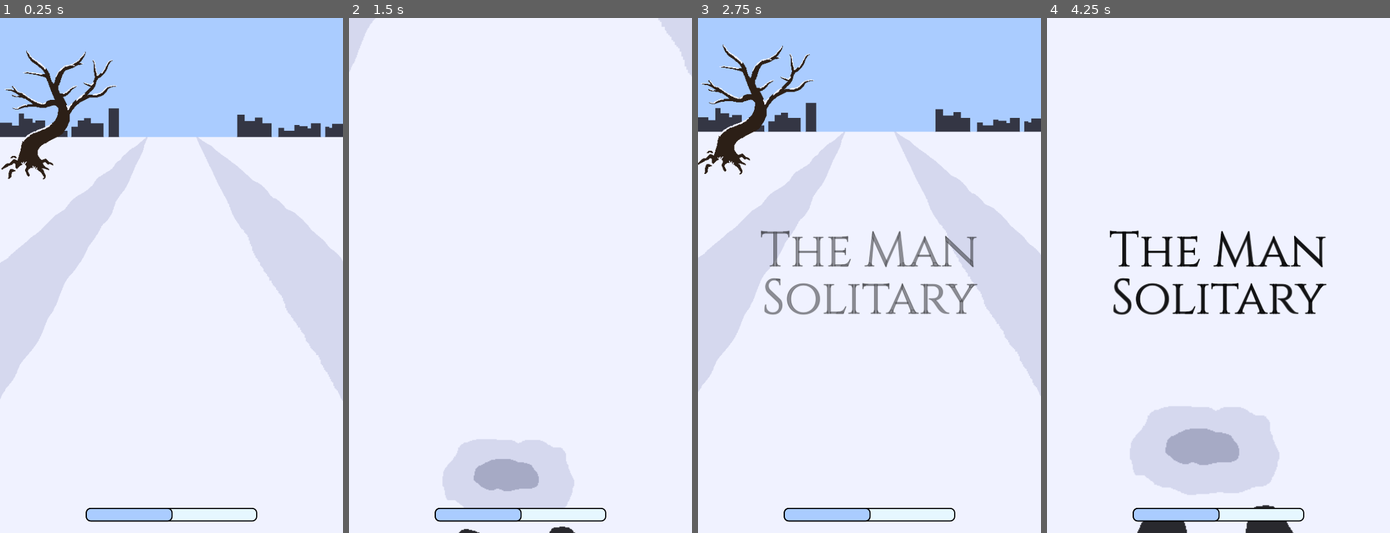
Above: before the commit, frames 1-4 (left to right).
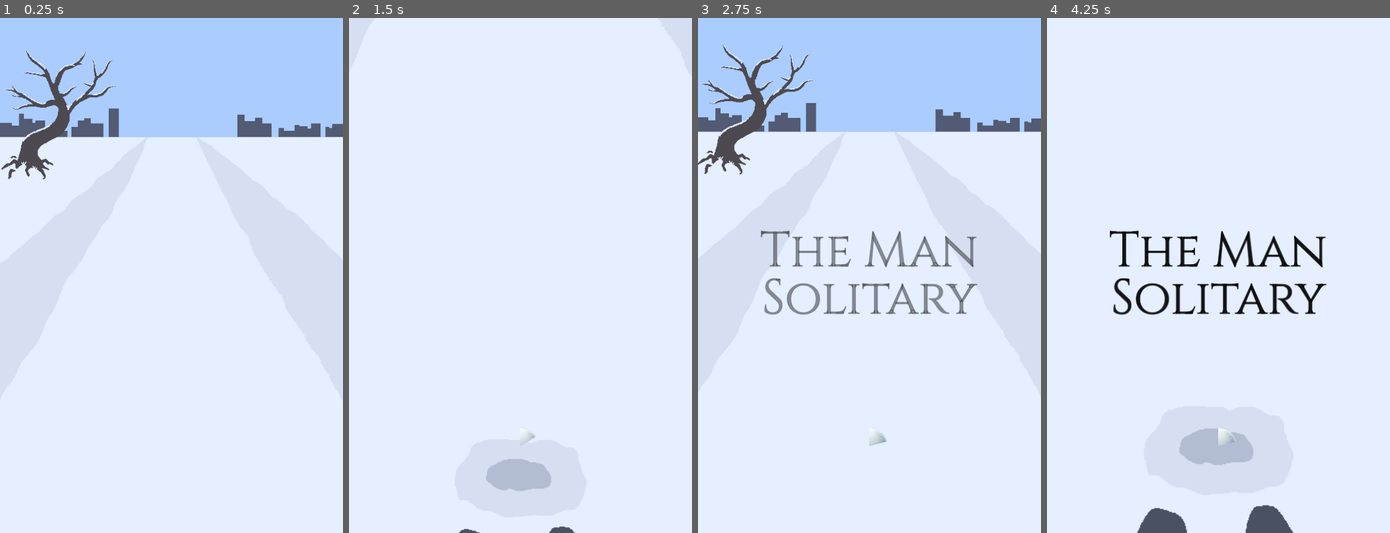
Above: after the commit, the same moments.

Repository: DGIST2023choidoyun/snow-game
Game: Godot game, scene res://scenes/main.tscn.tscn
The game is run twice, just before and just after one commit, with the same random seed, the same clock (stepped at 60 frames per second) and the same inputs.
Inputs:
- Up to frame 1 (0.25 s): no input
- Up to frame 2 (1.5 s): tap Enter at 0.5 s; hold Up (Head Up) 0.53-1.28 s; hold Space (Charge, bound only after the commit) 0.53-1.28 s; hold Down (Head Down) from 1.28 s (still down); tap Space (Charge, bound only after the commit) at 1.35 s
- Up to frame 3 (2.75 s): release Down (Head Down) at 2.03 s; hold Up (Head Up) from 2.03 s (still down); hold Space (Charge, bound only after the commit) from 2.03 s (still down)
- Up to frame 4 (4.25 s): release Space (Charge, bound only after the commit) at 2.78 s; tap Space (Charge, bound only after the commit) at 2.85 s; release Up (Head Up) at 3.53 s; hold Down (Head Down) from 3.53 s (still down); hold Space (Charge, bound only after the commit) from 3.53 s (still down)

The runs differ from the first frame. In frame 1, 3.9% of the frame differs, in the area x 0-100%, y 6-98%; in frame 2, 1.9%; in frame 3, 4.0%, in the area x 0-100%, y 5-98%; in frame 4, 2.9%.

Commit message:
bg color

Diff:
--- a/project.godot
+++ b/project.godot
@@ -52,3 +52,8 @@
 , Object(InputEventKey,"resource_local_to_scene":false,"resource_name":"","device":-1,"window_id":0,"alt_pressed":false …(183 unchanged characters)…
 ]
 }
+Charge={
+"deadzone": 0.5,
+"events": [Object(InputEventKey,"resource_local_to_scene":false,"resource_name":"","device":-1,"window_id":0,"alt_pressed":false,"shift_pressed":false,"ctrl_pressed":false,"meta_pressed":false,"pressed":false,"keycode":0,"physical_keycode":32,"key_label":0,"unicode":32,"location":0,"echo":false,"script":null)
+]
+}
--- a/scenes/main.tscn.tscn
+++ b/scenes/main.tscn.tscn
@@ -27,20 +27,31 @@
 script = ExtResource("1_tcv57")
 
 [node name="Timer" type="Timer" parent="Sky"]
-wait_time = 60.0
+wait_time = 5.0
 autostart = true
 
-[node name="BG" type="TextureRect" parent="." groups=["background"]]
+[node name="BG" type="TextureRect" parent="Sky" groups=["background"]]
+clip_children = 2
+layout_mode = 1
 anchors_preset = 5
 anchor_left = 0.5
 anchor_right = 0.5
 offset_left = -300.0
 offset_right = 300.0
-offset_bottom = 1084.0
+offset_bottom = 1200.0
 grow_horizontal = 2
 pivot_offset = Vector2(300, 0)
 mouse_filter = 2
 texture = ExtResource("2_iwh7o")
+
+[node name="ColorRect" type="ColorRect" parent="Sky/BG"]
+layout_mode = 1
+anchors_preset = 15
+anchor_right = 1.0
+anchor_bottom = 1.0
+grow_horizontal = 2
+grow_vertical = 2
+color = Color(0.666667, 0.8, 1, 0.25098)
 
 [node name="Player" parent="." instance=ExtResource("3_djmfx")]
 
--- a/scenes/objects/player.gd
+++ b/scenes/objects/player.gd
@@ -2,6 +2,12 @@
 
 var bg
 var dir: int = 0 # -1, 0, 1
+
+var snowball_gauge: int = 0
+var snowball_charging: bool = false
+var snowball_hold: bool = false
+
+@onready var snowball_obj = preload("res://scenes/objects/snow_ball.tscn")
 
 func _ready() -> void:
 	bg = get_tree().get_nodes_in_group("background")[0]
@@ -13,6 +19,26 @@
 		dir = 1
 	elif event.is_action_released("Head Up") or event.is_action_released("Head Down"):
 		dir = 0
+
+	if not snowball_hold:
+		if event.is_action_pressed("Charge"):
+			snowball_charging = true
+		elif event.is_action_released("Charge"):
+			snowball_charging = false
+
+func _process(delta: float) -> void:
+	if snowball_charging:
+		$SnowballProgress.value += delta * 30
+		if $SnowballProgress.value >= 100:
+			snowball_hold = true
+			snowball_charging = false
+			$SnowballProgress.value = 0
+
+			var snowball = snowball_obj.instantiate()
+			get_tree().root.add_child(snowball)
+			snowball.global_position = $SnowballProgress/Marker2D.global_position
+	else:
+		$SnowballProgress.value -= delta * 60
 
 func _physics_process(delta: float) -> void:
 	var yy = bg.position.y
--- a/scenes/objects/player.tscn
+++ b/scenes/objects/player.tscn
@@ -1,48 +1,28 @@
-[gd_scene load_steps=4 format=3 uid="uid://dg7m4ropivb7m"]
+[gd_scene load_steps=3 format=3 uid="uid://dg7m4ropivb7m"]
 
 [ext_resource type="Script" path="res://scenes/objects/player.gd" id="1_mxvbk"]
-
-[sub_resource type="StyleBoxFlat" id="StyleBoxFlat_em0wd"]
-bg_color = Color(0.901961, 0.968627, 1, 1)
-border_width_left = 2
-border_width_top = 2
-border_width_right = 2
-border_width_bottom = 2
-border_color = Color(0, 0, 0, 1)
-corner_radius_top_left = 8
-corner_radius_top_right = 8
-corner_radius_bottom_right = 8
-corner_radius_bottom_left = 8
-
-[sub_resource type="StyleBoxFlat" id="StyleBoxFlat_a7dpp"]
-bg_color = Color(0.666667, 0.8, 1, 1)
-border_width_left = 2
-border_width_top = 2
-border_width_right = 2
-border_width_bottom = 2
-border_color = Color(0, 0, 0, 1)
-corner_radius_top_left = 8
-corner_radius_top_right = 8
-corner_radius_bottom_right = 8
-corner_radius_bottom_left = 8
+[ext_resource type="Texture2D" uid="uid://dxnu4saofsq0p" path="res://icon.png" id="2_1rnll"]
 
 [node name="Player" type="Node"]
 script = ExtResource("1_mxvbk")
 
-[node name="ProgressBar" type="ProgressBar" parent="."]
+[node name="SnowballProgress" type="TextureProgressBar" parent="."]
 anchors_preset = 7
 anchor_left = 0.5
 anchor_top = 1.0
 anchor_right = 0.5
 anchor_bottom = 1.0
-offset_left = -150.0
-offset_top = -44.0
-offset_right = 150.0
-offset_bottom = -20.0
+offset_left = -64.0
+offset_top = -216.0
+offset_right = 64.0
+offset_bottom = -88.0
 grow_horizontal = 2
 grow_vertical = 0
-theme_override_styles/background = SubResource("StyleBoxFlat_em0wd")
-theme_override_styles/fill = SubResource("StyleBoxFlat_a7dpp")
-step = 1.0
-value = 50.0
-show_percentage = false
+scale = Vector2(0.5, 0.5)
+pivot_offset = Vector2(64, 64)
+step = 0.0
+fill_mode = 4
+texture_progress = ExtResource("2_1rnll")
+
+[node name="Marker2D" type="Marker2D" parent="SnowballProgress"]
+position = Vector2(64, 64)
--- /dev/null
+++ b/scenes/objects/snow_ball.tscn
@@ -0,0 +1,14 @@
+[gd_scene load_steps=3 format=3 uid="uid://sxtw3rpsgq3u"]
+
+[ext_resource type="Texture2D" uid="uid://dxnu4saofsq0p" path="res://icon.png" id="1_gsjsr"]
+
+[sub_resource type="CircleShape2D" id="CircleShape2D_v7dgu"]
+radius = 64.0
+
+[node name="Snowball" type="Area2D"]
+
+[node name="Sprite2D" type="Sprite2D" parent="."]
+texture = ExtResource("1_gsjsr")
+
+[node name="CollisionShape2D" type="CollisionShape2D" parent="."]
+shape = SubResource("CircleShape2D_v7dgu")
--- a/scripts/title/sky_clock.gd
+++ b/scripts/title/sky_clock.gd
@@ -11,4 +11,8 @@
 	var tween = create_tween()
 	tween.tween_property(self, "color", Color(sky_color[phase]), 2.5)
 	tween.set_ease(Tween.EASE_IN).set_trans(Tween.TRANS_BACK)
+
+	var earth_tween = create_tween()
+	earth_tween.tween_property($BG/ColorRect, "color", Color(sky_color[phase] - 0x000000ff + 0x0000007f), 2.5)
+	earth_tween.set_ease(Tween.EASE_IN).set_trans(Tween.TRANS_BACK)
 	await tween.finished
Binary file changed: textures/snow_way.png
